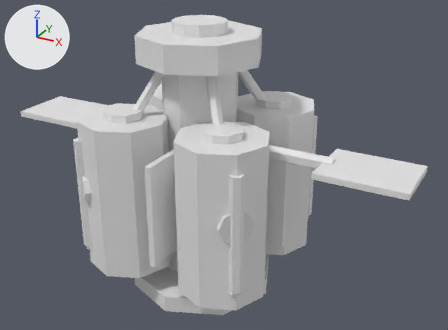
One commit to the glTF model models/orbital_depot.glb: the scene before it, then after it.
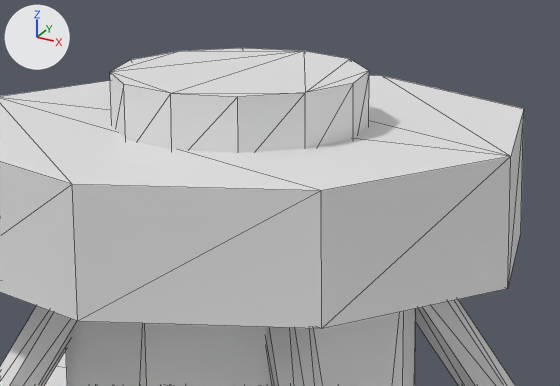
There are two pictures of each version: one whole from a 50 mm camera at (0.2054, -0.3415, 0.1766) aimed at (0.0144, 0.0058, 0.0029), one close up on the part from 33% to 60% of the width and 1% to 27% of the height. The axes (+X, +Y, +Z) are drawn at upper left. The lights are the same throughout. The first two pictures are the older version. The close-ups show mesh edges as thin lines. Vertices at exactly the same position are counted once.

In view in the first close-up: 'OrbitalDepot'.
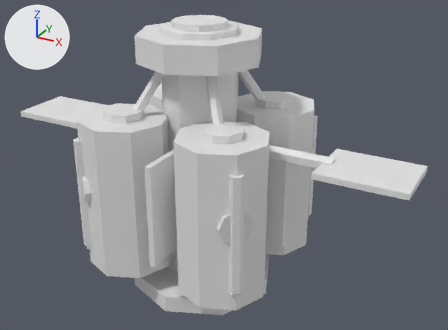
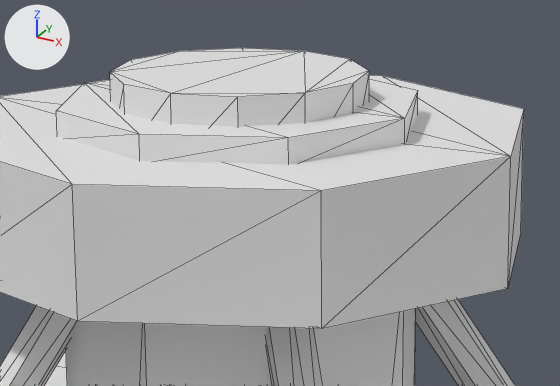
Changed parts and their boxes (x1, y1, x2, y2) in the close-ups (560 x 386 px):
part 1 of me_cylinder, added
    after: (56, 79, 418, 164)

What changed in the scene script:
```text
Change me_cylinder:
    used by ob_orbitaldepot; location = (0.0, 0.0, 0.0)
    remove me_cylinder.from_pydata(...)  # 496 vertices, 840 faces; spans x -0.147..0.147, y -0.067..0.067, z -0.088..0.102
    add me_cylinder.from_pydata(...)  # 512 vertices, 868 faces; spans x -0.147..0.147, y -0.067..0.067, z -0.088..0.102
    me_cylinder part 1: a new loose piece, an 8-sided cylinder along z spanning x -0.026..0.026, y -0.026..0.026, z 0.0945..0.0985
```
